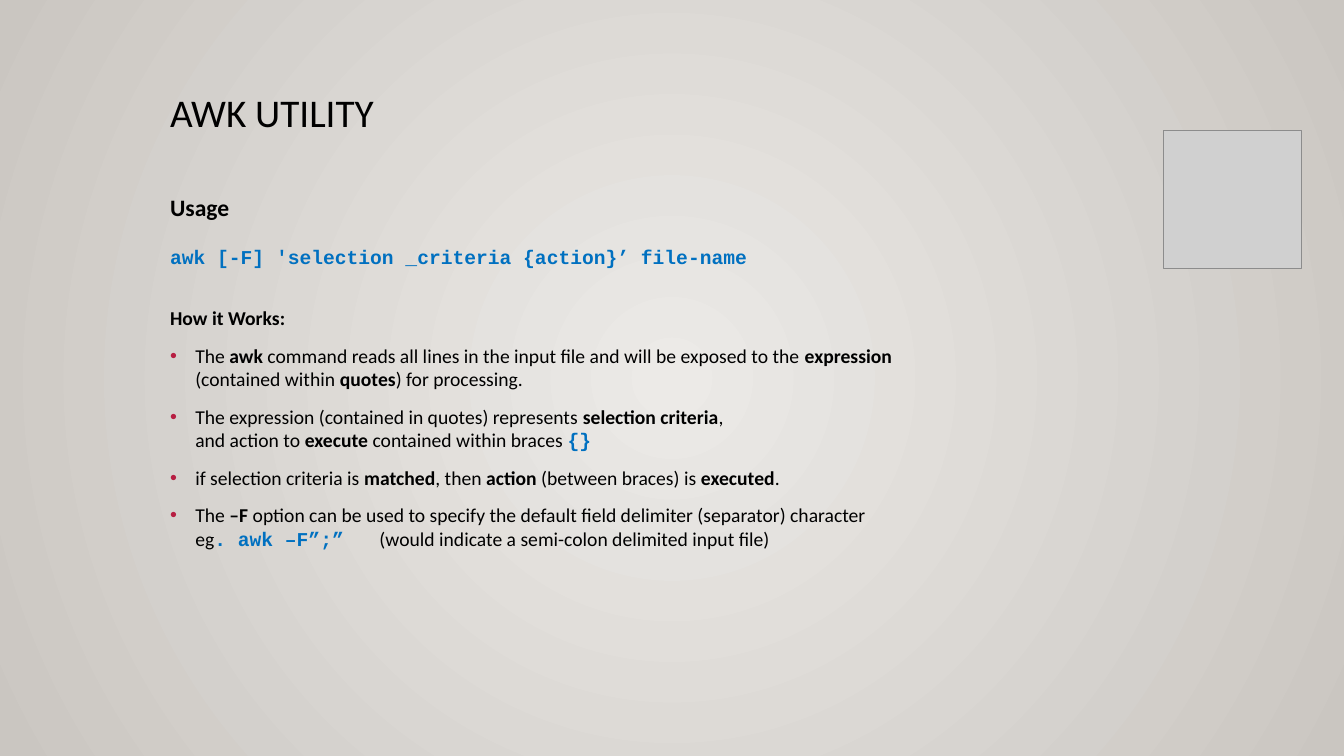
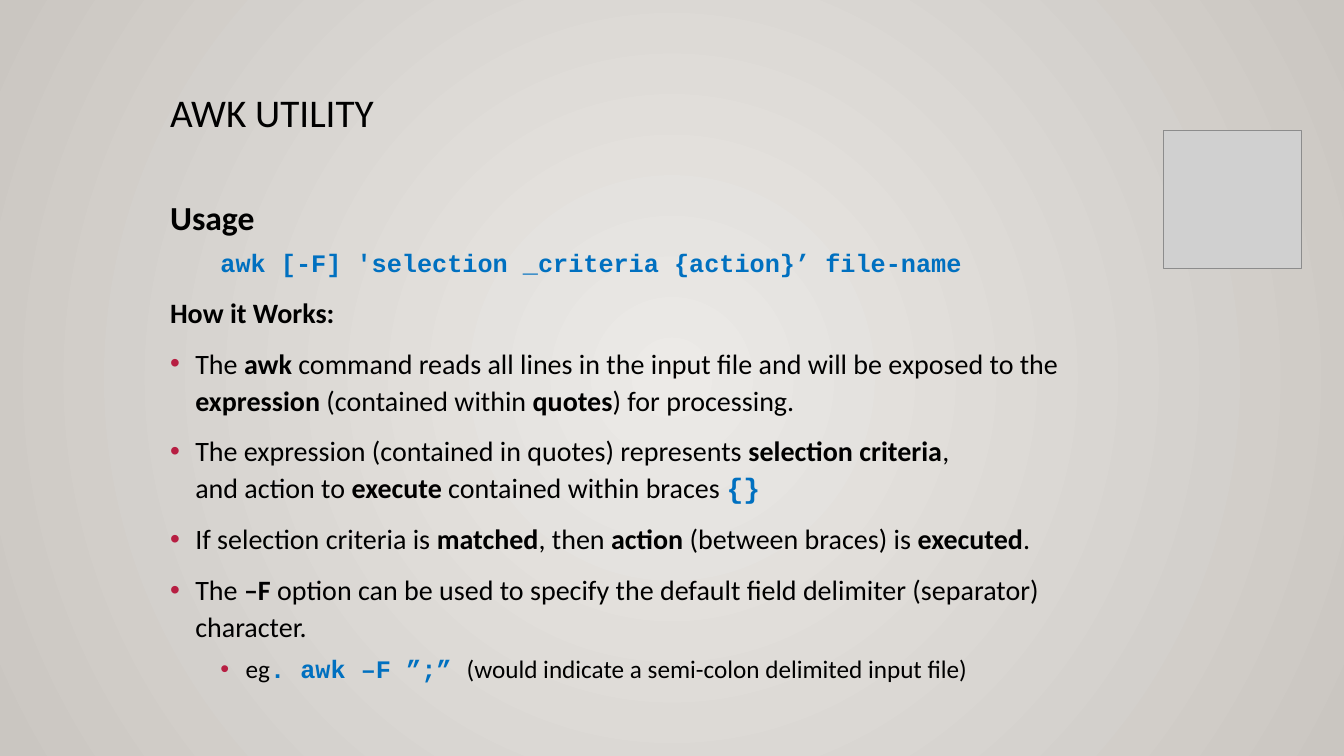
Before and after one commit to ULI101/slides, a slide deck: slide 4 of ULI101-10.2.pptx. Drawn at 1344x756 pixels with LibreOffice and Linux fonts; fonts in the diff are those of the drawing; grey boxes stand for pictures. Boxes give left, top, right and bottom in pixels: in the first picture for what was removed or moved away, otherwise in the second. Text is boxed around its words. In the diff, an @@ line names an element or a change of style, - is before the commit and + after.

```diff
--- a/ULI101-10.2.pptx
+++ b/ULI101-10.2.pptx
@@ text at (170, 208, 961, 278): text changed; size 14 to 18 pt @@
-Usage
-awk [-F] 'selection _criteria {action}’ file-name
+Usage
+  awk [-F] 'selection _criteria {action}’ file-name
@@ text at (170, 303, 1058, 498): size 14 to 20 pt in "How it Works:", "The awk command reads all lines in ...", "The expression (contained in quotes) represents selection ..."; line spacing 1 to 1.1 @@
@@ text at (195, 528, 1038, 683): text changed; size 14 to 20 pt @@
-• if selection criteria is matched, then action (between braces) is executed.
-• The –F option can be used to specify the default field delimiter (separator) character
-  eg. awk –F”;” (would indicate a semi-colon delimited input file)
+• If selection criteria is matched, then action (between braces) is executed.
+• The –F option can be used to specify the default field delimiter (separator) character.
+  • eg. awk –F ”;” (would indicate a semi-colon delimited input file)
```
Also in this commit, not shown: 18 other slides changed, 3 other files.
